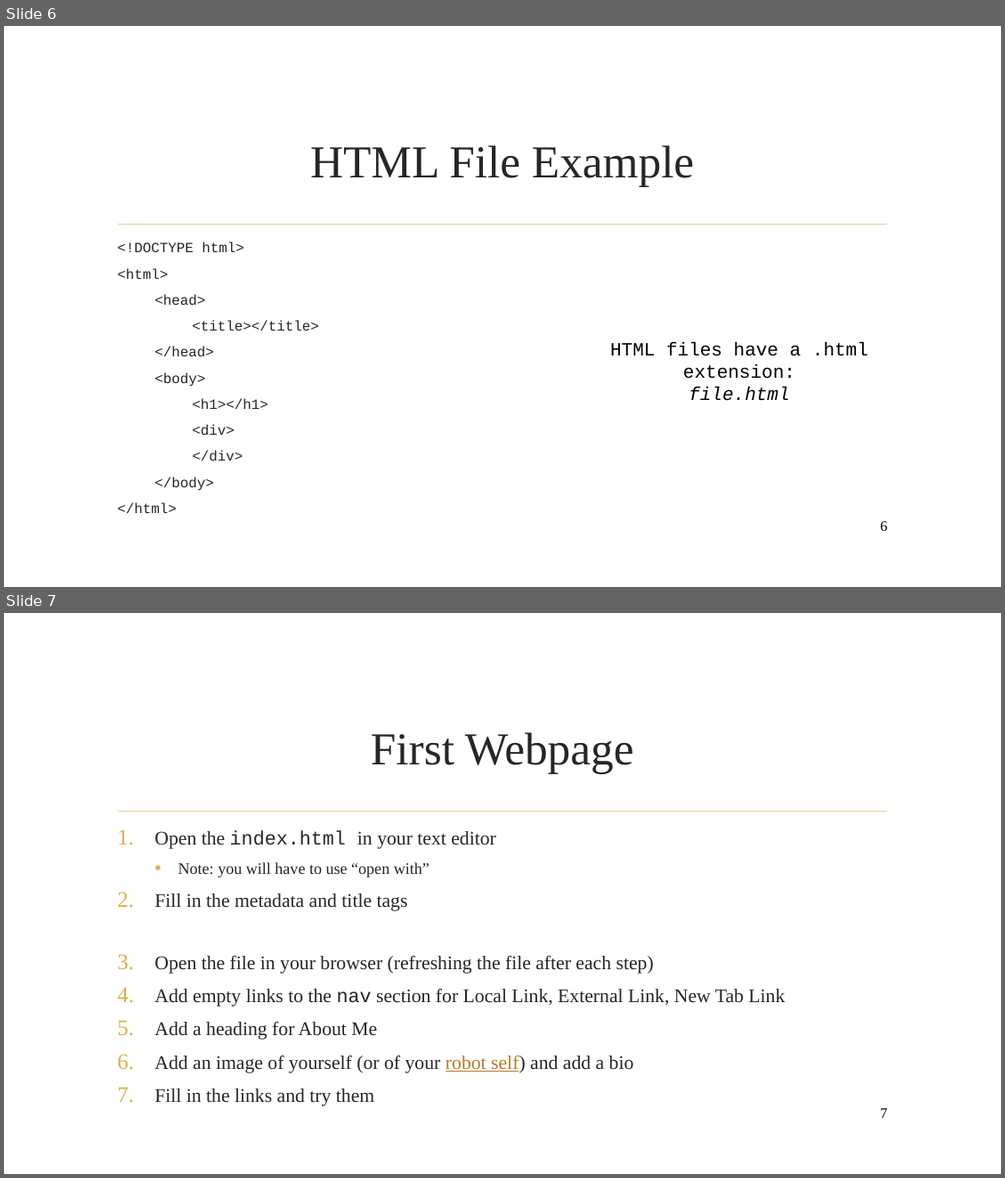
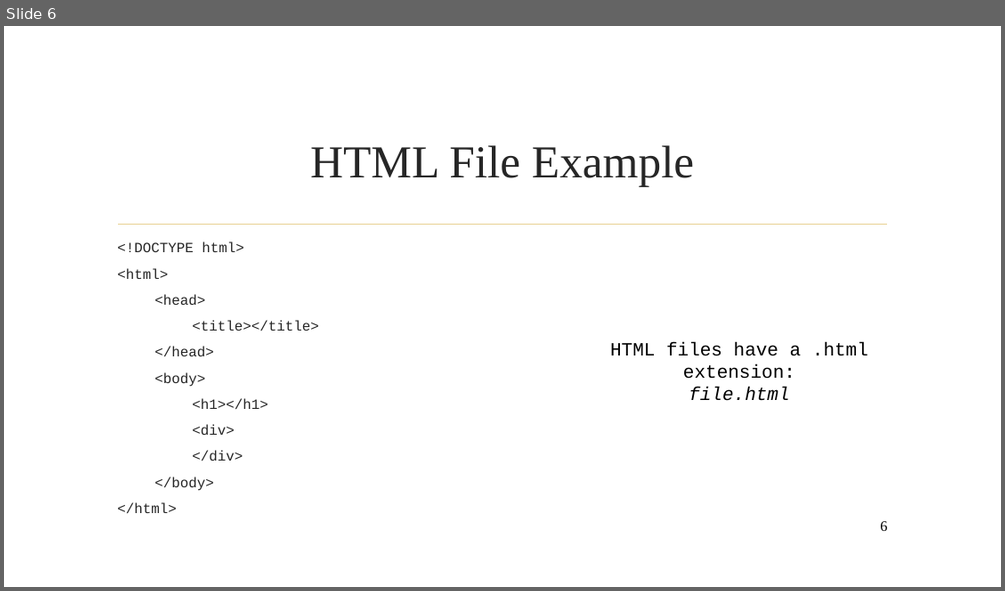
Before and after one commit to AADeLucia/beginner_web_tutorial, a slide deck: website_tutorial_beginner.pptx. Shown one above the other, each under a label of ours: slides 6 and 7 before the commit, slide 6 after it. The pictures are 1005x1178 and 1005x591 pixels, drawn with LibreOffice and Linux fonts; fonts in the diff are those of the drawing; background and template pictures are left out. Boxes give left, top, right and bottom in pixels: in the first picture for what was removed or moved away, otherwise in the second. Text is boxed around its words. In the diff, an @@ line names an element or a change of style, - is before the commit and + after.

```diff
--- a/website_tutorial_beginner.pptx
+++ b/website_tutorial_beginner.pptx
@@ slide 7 removed at <box>4,613,1001,1174</box>, background picture (left out); not listed: 1 template element that a slide beside it also shows @@
@@ title removed at <box>371,732,634,774</box> @@
-First Webpage
@@ text removed at <box>154,831,785,1106</box> @@
-1. Open the index.html in your text editor
-  • Note: you will have to use “open with”
-2. Fill in the metadata and title tags
-3. Open the file in your browser (refreshing the file after each step)
-4. Add empty links to the nav section for Local Link, External Link, New Tab Link
-5. Add a heading for About Me
-6. Add an image of yourself (or of your robot self) and add a bio
-7. Fill in the links and try them
@@ page number removed at <box>880,1108,887,1118</box> @@
-7
```
Also in this commit, not shown: 6 slides changed, 2 slides added, 3 other files.
